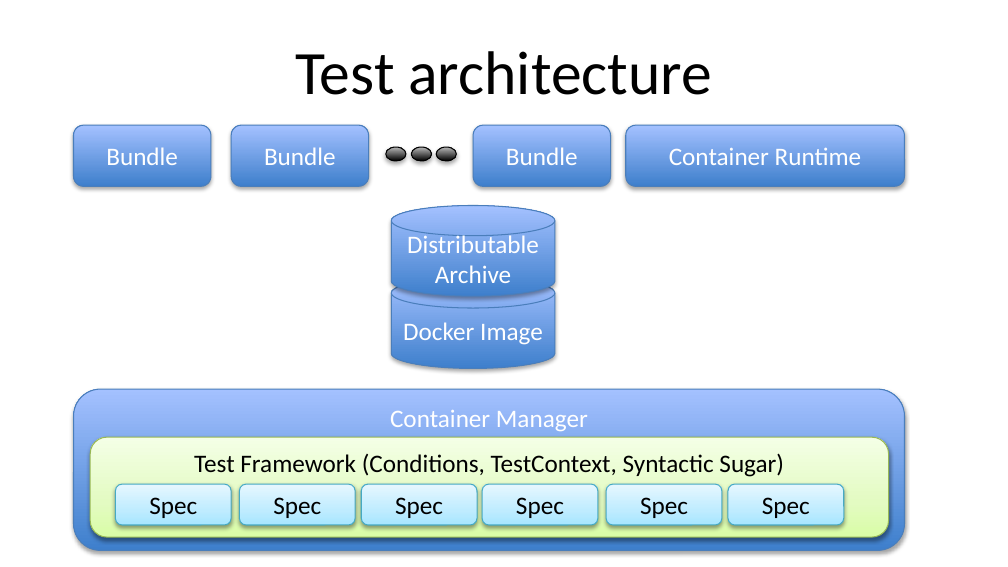
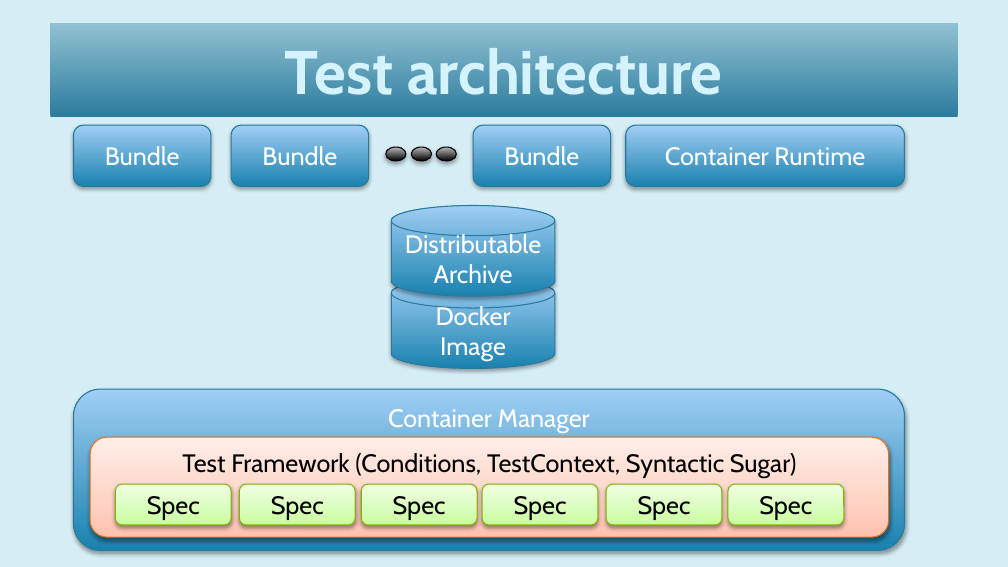
Before and after one commit to woq-blended/woq.github.io, a slide deck: slide 10 of media/IntegrationTesting.pptx (slide 11 before the commit). Drawn at 1008x567 pixels with LibreOffice and Linux fonts; fonts in the diff are those of the drawing. Boxes give left, top, right and bottom in pixels: in the first picture for what was removed or moved away, otherwise in the second. Text is boxed around its words. In the diff, an @@ line names an element or a change of style, - is before the commit and + after.

Commit message:
Working on Integration test presentation.

```diff
--- a/media/IntegrationTesting.pptx
+++ b/media/IntegrationTesting.pptx
@@ background #FFFFFF to #D5EDF4 @@
@@ title "Test architecture": place and size @@
-title "Test architecture" at [295, 51, 711, 95]
+title "Test architecture" at [50, 23, 958, 118]
@@ title "Test architecture" at [50, 23, 958, 118]: font Calibri to Cabin, text colour #000000 to #D5F4FD, letter outline none to #002144 1 pt, bold on; fill none to gradient #2C7C9F to #91C1D2 @@
@@ font Calibri to Cabin; fill gradient #3F80CE to #A4C4FF to gradient #1B83B0 to #A0CFF4; outline #4B7EBC 0.75 pt to #287A9E 0.75 pt in 7 elements at [391, 278, 554, 369], [391, 206, 554, 296], [74, 389, 904, 550], [74, 125, 211, 186], [231, 125, 368, 186], [473, 125, 610, 186], [626, 125, 905, 186] @@
@@ rounded rectangle "Test Framework (Conditions, TestContext, Syntactic ..." at [91, 437, 889, 537]: font Calibri to Cabin; fill gradient #DAFDA7 to #E4FCC2 to #F5FFE7 to gradient #FFC3AF to #FFD4C7 to #FFEEEA; outline #98B955 0.75 pt to #E27218 0.75 pt @@
@@ font Calibri to Cabin; fill gradient #A7E6FF to #C1EDFF to #E7F8FF to gradient #C9FF9C to #D8FEBA to #F0FFE4; outline #46AAC5 0.75 pt to #7DB602 0.75 pt in 6 elements at [115, 484, 231, 525], [240, 484, 356, 525], [361, 484, 477, 525], [482, 484, 598, 525], [606, 484, 722, 525], [728, 484, 844, 525] @@
```
Also in this commit, not shown: 24 other slides changed, 5 slides added, 3 slides removed, 3 other files.
